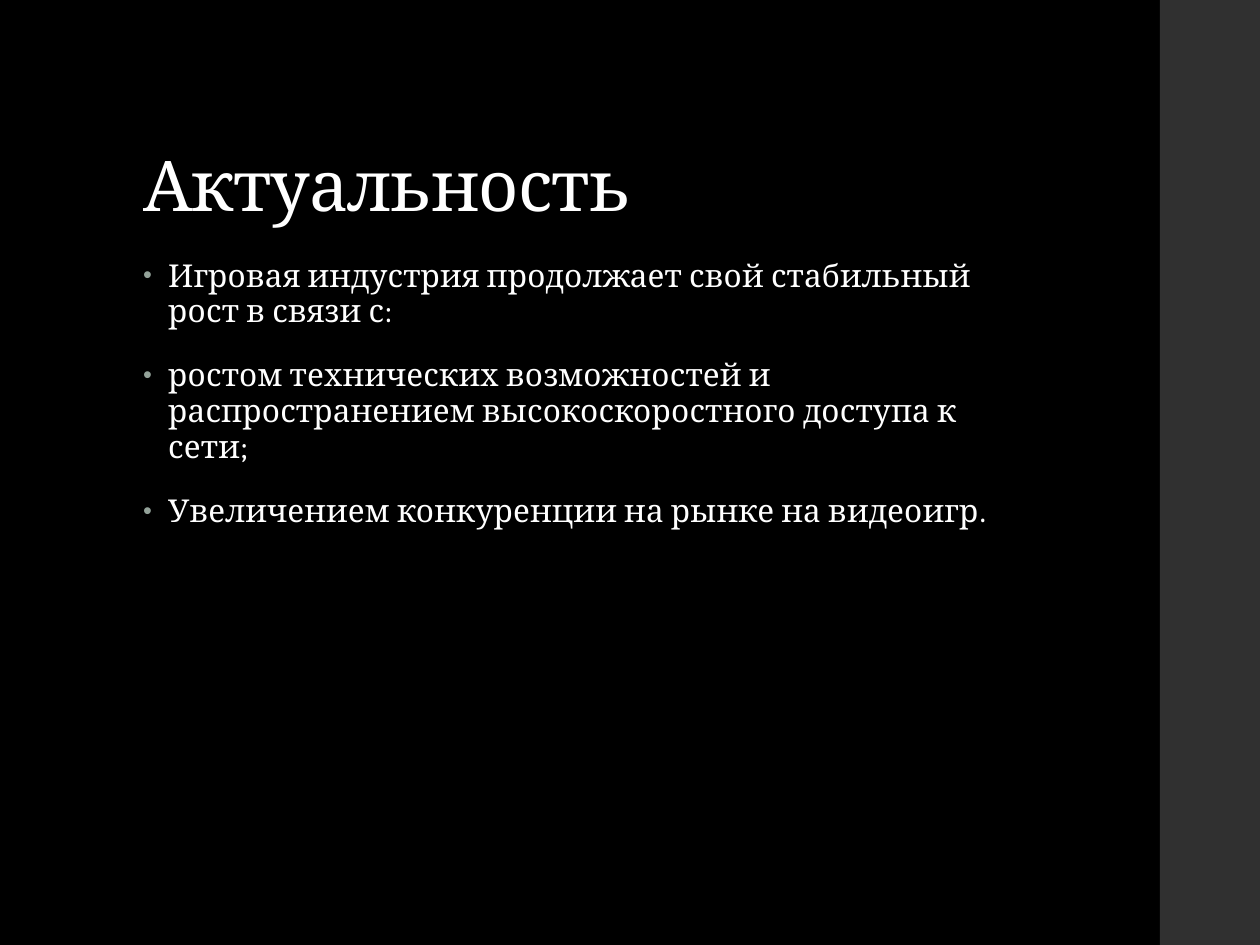
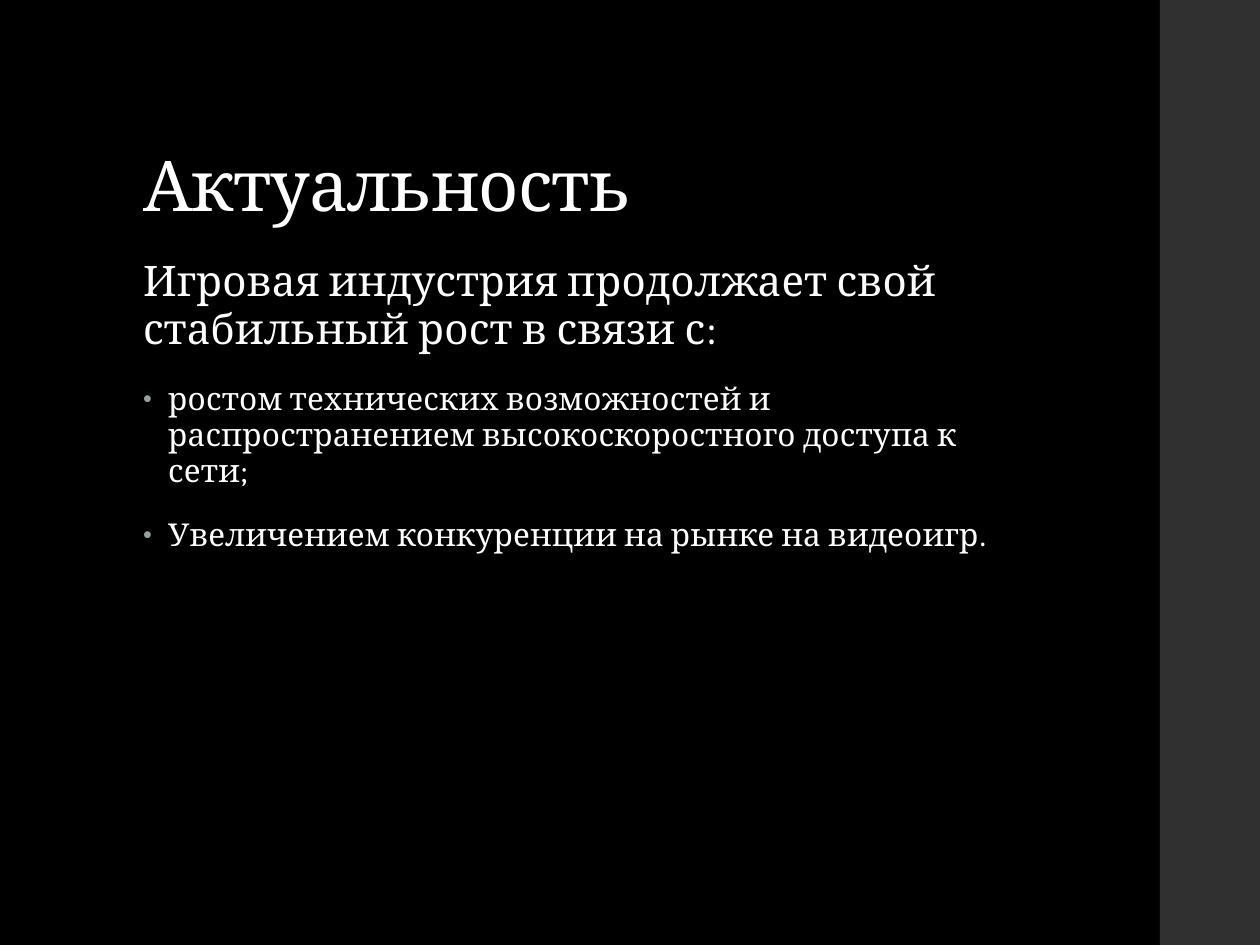
Before and after one commit to Kexfff/SchoolProjectGame, a slide deck: slide 2 of Presentation 4.3.pptx. Drawn at 1260x945 pixels with LibreOffice and Linux fonts; fonts in the diff are those of the drawing. Boxes give left, top, right and bottom in pixels: in the first picture for what was removed or moved away, otherwise in the second. Text is boxed around its words. In the diff, an @@ line names an element or a change of style, - is before the commit and + after.

```diff
--- a/Presentation 4.3.pptx
+++ b/Presentation 4.3.pptx
@@ text at (143,265,936,354): size 18 to 24 pt in "Игровая индустрия продолжает свой стабильный рост в ..."; bullet • to none @@
```
Also in this commit, not shown: 2 other slides changed.
